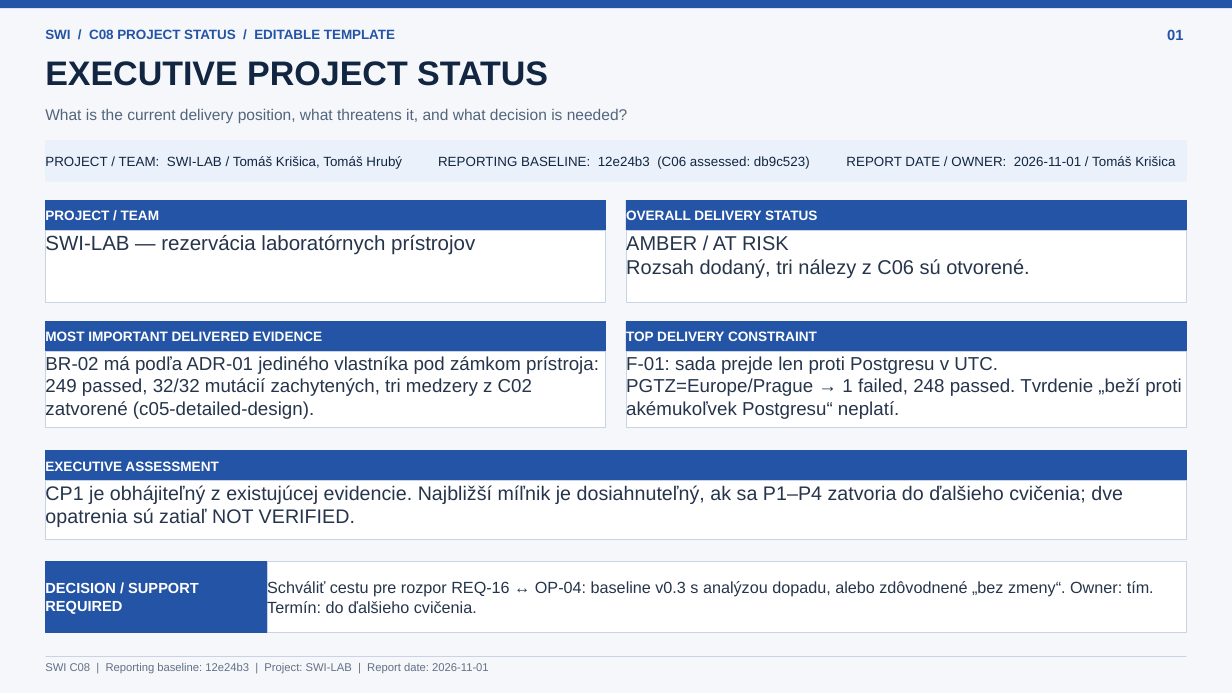
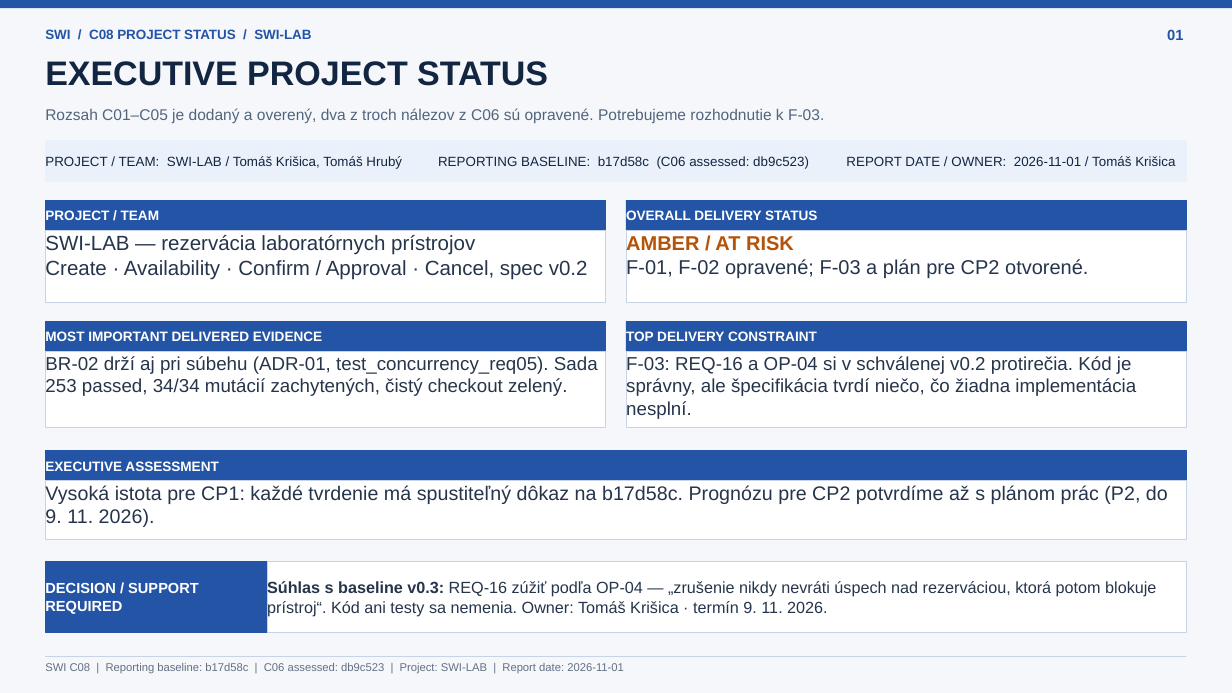
Before and after one commit to thspowered/SWI-LAB, a slide deck: slide 1 of docs/SWI-LAB_C08_Project_Status.pptx. Drawn at 1232x693 pixels with LibreOffice and Linux fonts; fonts in the diff are those of the drawing. Boxes give left, top, right and bottom in pixels: in the first picture for what was removed or moved away, otherwise in the second. Text is boxed around its words. In the diff, an @@ line names an element or a change of style, - is before the commit and + after.

```diff
--- a/docs/SWI-LAB_C08_Project_Status.pptx
+++ b/docs/SWI-LAB_C08_Project_Status.pptx
@@ text at [45, 29, 311, 39]: text changed @@
-SWI / C08 PROJECT STATUS / EDITABLE TEMPLATE
+SWI / C08 PROJECT STATUS / SWI-LAB
@@ text at [45, 108, 824, 123]: text changed @@
-What is the current delivery position, what threatens it, and what decision is needed?
+Rozsah C01–C05 je dodaný a overený, dva z troch nálezov z C06 sú opravené. Potrebujeme rozhodnutie k F-03.
@@ text in rectangle at [438, 156, 809, 169]: text changed @@
-REPORTING BASELINE: 12e24b3 (C06 assessed: db9c523)
+REPORTING BASELINE: b17d58c (C06 assessed: db9c523)
@@ text in rectangle at [626, 234, 794, 254]: text colour #26354B to #B45309, bold on in "AMBER / AT RISK" @@
@@ text in rectangle at [45, 259, 588, 280]: paragraph added @@
+Create · Availability · Confirm / Approval · Cancel, spec v0.2
@@ text in rectangle at [626, 258, 1088, 278]: text changed @@
-Rozsah dodaný, tri nálezy z C06 sú otvorené.
+F-01, F-02 opravené; F-03 a plán pre CP2 otvorené.
@@ text in rectangle at [45, 355, 598, 397]: text changed @@
-BR-02 má podľa ADR-01 jediného vlastníka pod zámkom prístroja: 249 passed, 32/32 mutácií zachytených, tri medzery z C02 zatvorené (c05-detailed-design).
+BR-02 drží aj pri súbehu (ADR-01, test_concurrency_req05). Sada 253 passed, 34/34 mutácií zachytených, čistý checkout zelený.
@@ text in rectangle at [626, 355, 1136, 419]: text changed @@
-F-01: sada prejde len proti Postgresu v UTC. PGTZ=Europe/Prague → 1 failed, 248 passed. Tvrdenie „beží proti akémukoľvek Postgresu“ neplatí.
+F-03: REQ-16 a OP-04 si v schválenej v0.2 protirečia. Kód je správny, ale špecifikácia tvrdí niečo, čo žiadna implementácia nesplní.
@@ text in rectangle at [45, 485, 1168, 528]: text changed @@
-CP1 je obhájiteľný z existujúcej evidencie. Najbližší míľnik je dosiahnuteľný, ak sa P1–P4 zatvoria do ďalšieho cvičenia; dve opatrenia sú zatiaľ NOT VERIFIED.
+Vysoká istota pre CP1: každé tvrdenie má spustiteľný dôkaz na b17d58c. Prognózu pre CP2 potvrdíme až s plánom prác (P2, do 9. 11. 2026).
@@ text in rectangle at [267, 580, 1156, 616]: text changed @@
-Schváliť cestu pre rozpor REQ-16 ↔ OP-04: baseline v0.3 s analýzou dopadu, alebo zdôvodnené „bez zmeny“. Owner: tím. Termín: do ďalšieho cvičenia.
+Súhlas s baseline v0.3: REQ-16 zúžiť podľa OP-04 — „zrušenie nikdy nevráti úspech nad rezerváciou, ktorá potom blokuje prístroj“. Kód ani testy sa nemenia. Owner: Tomáš Krišica · termín 9. 11. 2026.
@@ text at [45, 663, 624, 674]: text changed @@
-SWI C08 | Reporting baseline: 12e24b3 | Project: SWI-LAB | Report date: 2026-11-01
+SWI C08 | Reporting baseline: b17d58c | C06 assessed: db9c523 | Project: SWI-LAB | Report date: 2026-11-01
```
Also in this commit, not shown: 5 other slides changed.
